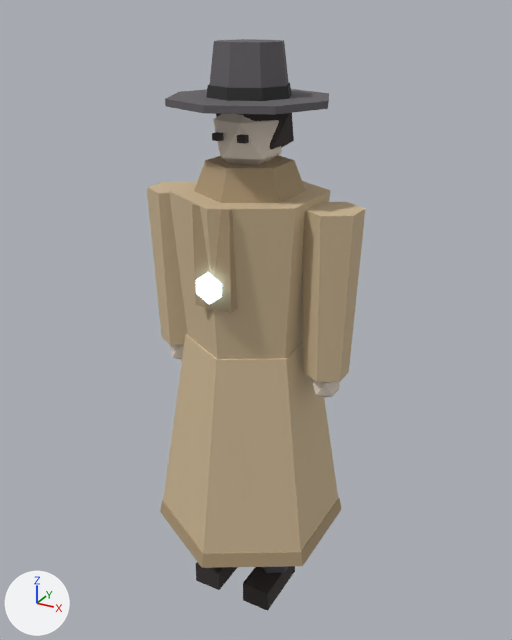
An edit to the glTF model assets/models/characters/detective.glb, drawn before and after from the same camera.
Rendered twice from a camera (50 mm lens) standing at (1.023, -1.822, 1.946) and looking at (0.001, 0.035, 1.017). Arrows for +X, +Y and +Z are at lower left; the lights stay in place. The picture after the commit comes second. Vertices at exactly the same position are counted once.

Names of what the first picture shows: 'detective'.
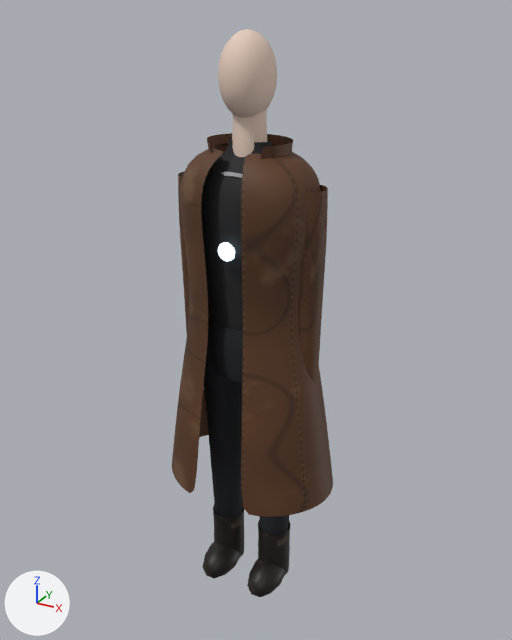
The change, as a diff of the scene's bpy script:
```diff
--- a/assets/models/characters/detective.glb.py
+++ b/assets/models/characters/detective.glb.py
@@ me_detective @@
-me_detective.from_pydata(...)  # 244 vertices, 404 faces; spans x -0.35..0.35, y -0.33..0.33, z 0.0..1.87
-me_detective.materials.append(mat_shoes)  # dark grey #383030
-me_detective.materials.append(mat_trousers)  # dark grey #505059
-me_detective.materials.append(mat_coat)  # beige #ceb895
-me_detective.materials.append(mat_lapel)  # beige #ad9776
+me_detective.from_pydata(...)  # 6298 vertices, 11520 faces; spans x -0.3..0.3, y -0.22..0.23, z 0.0..1.89
+# me_detective part 1: a new loose piece, an icosphere of 80 faces spanning x 0.04..0.15, y -0.16..0.07, z 0.0..0.13, in mat_boots_leather (picture img_boots_leather)
+# me_detective part 2: a new loose piece, an icosphere of 80 faces spanning x -0.15..-0.04, y -0.16..0.07, z 0.0..0.13, in mat_boots_leather (picture img_boots_leather)
+# me_detective part 3: a new loose piece, an icosphere of 320 faces spanning x -0.08..0.08, y -0.1..0.08, z 1.65..1.89, in mat_skin (beige #e5cbbc)
+# me_detective part 4: a new loose piece, an icosphere of 80 faces spanning x -0.029..0.029, y -0.149..-0.131, z 1.27..1.33, in mat_amulet (blue #cbedff, glowing blue #cbedff)
+# me_detective part 5: the loose piece of 12 vertices spanning x 0.03..0.17, y -0.08..0.08, z 0.08..0.9 is rebuilt with 416 vertices and now spans x 0.01..0.18, y -0.09..0.09, z 0.2..0.97, in mat_trousers_twill (picture img_trousers_twill)
+# me_detective part 6: the loose piece of 12 vertices spanning x -0.1..0.1, y -0.1..0.08, z 1.5..1.72 is rebuilt with 245 vertices and now spans x -0.13..0.13, y -0.08..0.11, z 1.5..1.6, in mat_coat_leather (picture img_coat_leather)
+# me_detective part 7: the loose piece of 12 vertices spanning x -0.17..-0.03, y -0.08..0.08, z 0.08..0.9 is rebuilt with 416 vertices and now spans x -0.18..-0.01, y -0.09..0.09, z 0.2..0.97, in mat_trousers_twill (picture img_trousers_twill)
+# me_detective part 8: the loose piece of 12 vertices spanning x -0.28..0.28, y -0.32..0.32, z 0.3..0.98 is rebuilt with 1365 vertices and now spans x -0.3..0.3, y -0.22..0.23, z 0.45..1.58, in mat_coat_leather (picture img_coat_leather)
+# me_detective part 9: the loose piece of 12 vertices spanning x -0.21..0.21, y -0.24..0.24, z 0.95..1.45 is rebuilt with 816 vertices and now spans x -0.18..0.18, y -0.13..0.13, z 0.98..1.6, in mat_sweater_knit (picture img_sweater_knit)
+# me_detective part 10: the loose piece of 12 vertices spanning x -0.04..0.04, y -0.26..-0.22, z 1.17..1.27 is deleted
+# me_detective part 11: the loose piece of 8 vertices spanning x 0.03..0.05, y -0.12..-0.1, z 1.61..1.63 is deleted
+# me_detective part 12: the loose piece of 8 vertices spanning x -0.05..-0.03, y -0.12..-0.1, z 1.61..1.63 is deleted
+# me_detective part 13: the loose piece of 8 vertices spanning x -0.06..0.06, y -0.22..-0.18, z 1.15..1.45 is deleted
+# me_detective part 14: 4 vertices moved within x -0.21..0.21, y -0.04..0.04, z 0.91; 116 vertices removed from x -0.35..0.35, y -0.24..0.24, z 0.82..1.87; 2216 vertices added at x -0.25..0.25, y -0.12..0.12, z 0.71..1.72
+# me_detective part 15: 28 vertices removed from x -0.29..0.29, y -0.33..0.33, z 0.0..0.33; 448 vertices added at x -0.15..0.15, y -0.06..0.06, z 0.05..0.25
+# other edits to the shape of me_detective do not show in these pictures
 me_detective.materials.append(mat_amulet)
 me_detective.materials.append(mat_skin)
-me_detective.materials.append(mat_hair)  # dark grey #383030
-me_detective.materials.append(mat_hat)  # dark grey #656165
-me_detective.materials.append(mat_band)  # dark grey #303030
+me_detective.materials.append(mat_trousers_twill)  # picture img_trousers_twill
+me_detective.materials.append(mat_boots_leather)  # picture img_boots_leather
+me_detective.materials.append(mat_sweater_knit)  # picture img_sweater_knit
+me_detective.materials.append(mat_coat_leather)  # picture img_coat_leather
+me_detective.materials.append(mat_chain_silver)  # light grey #cbcbce
```

Changed parts and their boxes [x1, y1, x2, y2] in the pictures (512 x 640 px):
'detective', reshaped (26% narrower): before [147, 39, 365, 611]; after [172, 29, 333, 597]
part 1 of me_detective, added: after [247, 559, 286, 597]
part 2 of me_detective, added: after [202, 542, 241, 579]
part 3 of me_detective, added (beige): after [218, 29, 277, 118]
part 4 of me_detective, added: after [218, 242, 235, 262]
part 5 of me_detective, rebuilt (mostly hidden before): before [262, 566, 289, 573]; after [259, 515, 289, 535]
part 6 of me_detective, rebuilt: before [213, 114, 282, 165]; after [207, 133, 293, 170]
part 7 of me_detective, rebuilt (not visible before): after [204, 341, 243, 518]
part 8 of me_detective, rebuilt: before [163, 334, 338, 553]; after [172, 143, 333, 517]
part 9 of me_detective, rebuilt: before [169, 181, 330, 359]; after [201, 137, 271, 331]
part 10 of me_detective, deleted: before [196, 272, 222, 305]
part 11 of me_detective, deleted: before [237, 134, 249, 144]
part 12 of me_detective, deleted: before [212, 132, 224, 141]
part 13 of me_detective, deleted (beige): before [192, 204, 238, 313]
part 14 of me_detective, cut back: before [147, 39, 365, 398]; after [178, 109, 328, 391]
part 15 of me_detective, cut back: before [160, 497, 341, 611]; after [213, 504, 290, 576]
